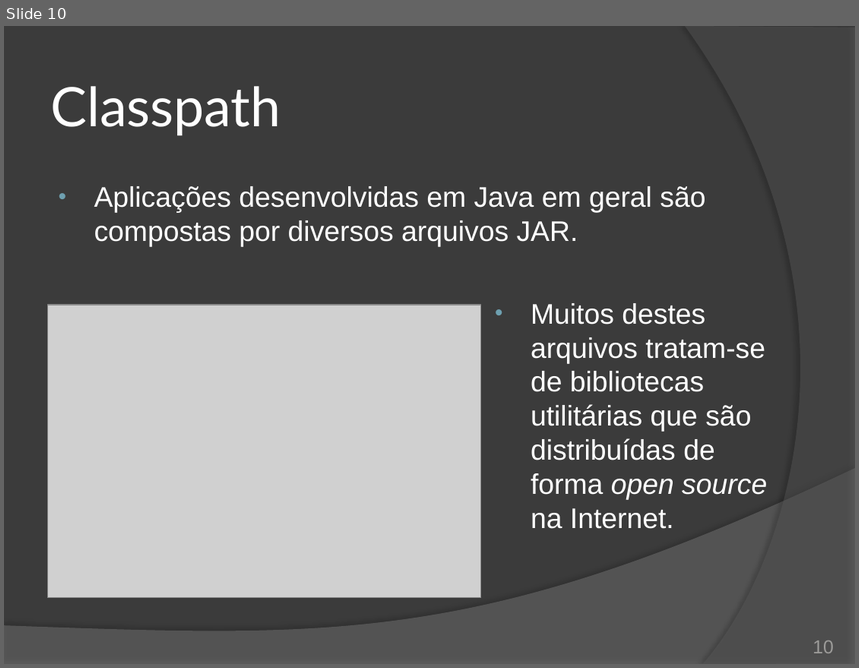
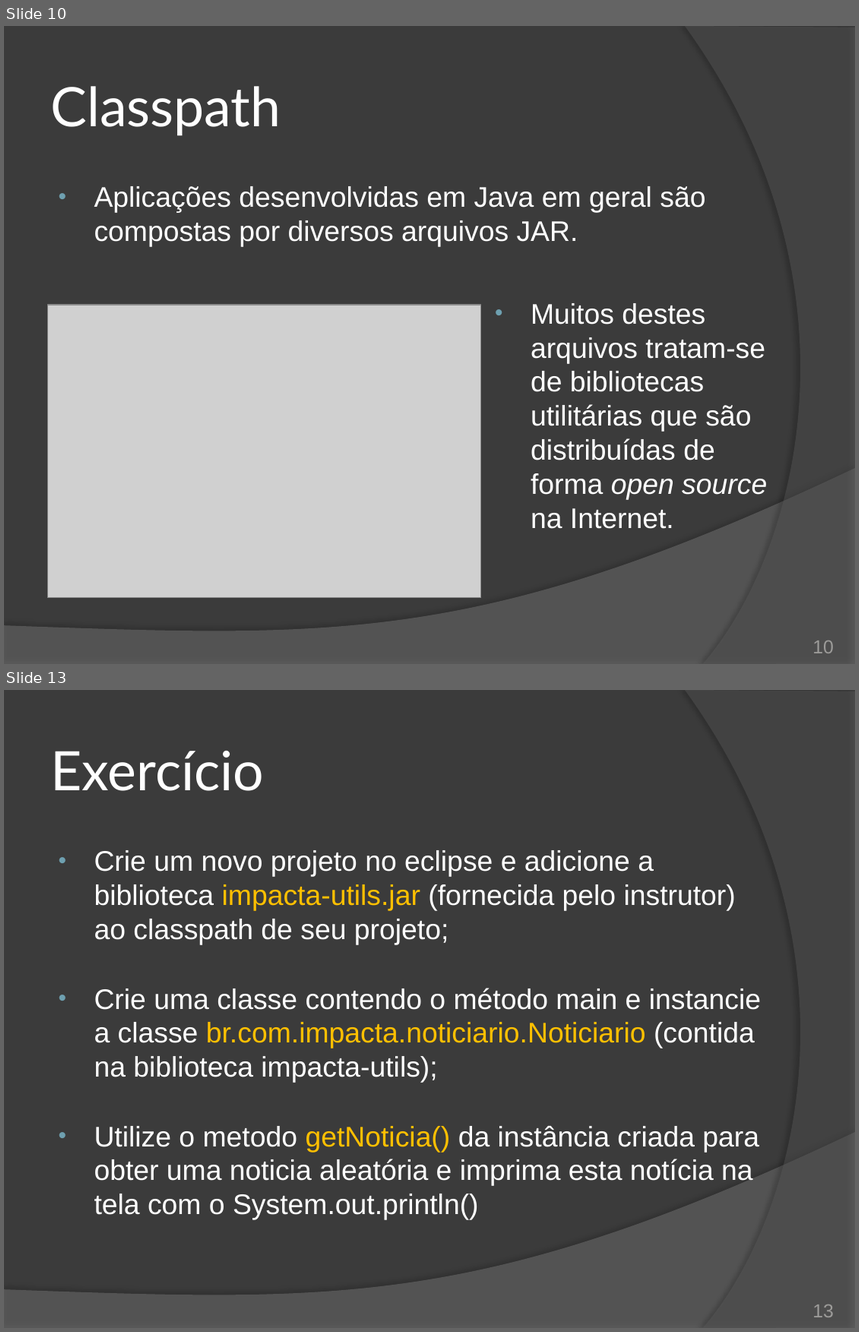
Before and after one commit to duchesqui/slzvieira-training, a slide deck: 2-Java-Programmer-Modulo-II/15.Capitulo09.pptx. Shown one above the other, each under a label of ours: slide 10 before the commit, slides 10 and 13 after it; the slides between them are not shown. The pictures are 859x668 and 859x1332 pixels, drawn with LibreOffice and Linux fonts; fonts in the diff are those of the drawing; grey boxes stand for pictures. Boxes give left, top, right and bottom in pixels: in the first picture for what was removed or moved away, otherwise in the second. Text is boxed around its words. In the diff, an @@ line names an element or a change of style, - is before the commit and + after.

Commit message:
Capítulo 9: Biblioteca utilitária impacta-utils.jar e exercício final do capítulo.

```diff
--- a/2-Java-Programmer-Modulo-II/15.Capitulo09.pptx
+++ b/2-Java-Programmer-Modulo-II/15.Capitulo09.pptx
@@ slide 13 added at (4,690,855,1328), background #3B3B3B; not listed: 2 template elements that a slide beside it also shows @@
@@ title added at (51,751,265,791), 46 pt, text #FFFFFF @@
+Exercício
@@ text added at (94,850,761,1220), 24 pt, text #FFFFFF @@
+• Crie um novo projeto no eclipse e adicione a biblioteca impacta-utils.jar (fornecida pelo instrutor) ao classpath de seu projeto;
+• Crie uma classe contendo o método main e instancie a classe br.com.impacta.noticiario.Noticiario (contida na biblioteca impacta-utils);
+• Utilize o metodo getNoticia() da instância criada para obter uma noticia aleatória e imprima esta notícia na tela com o System.out.println()
@@ page number added at (813,1305,834,1318), 16 pt, text #9D9B9A @@
+13
```
Also in this commit, not shown: 5 slides changed, 1 other slide added, 3 other files.
